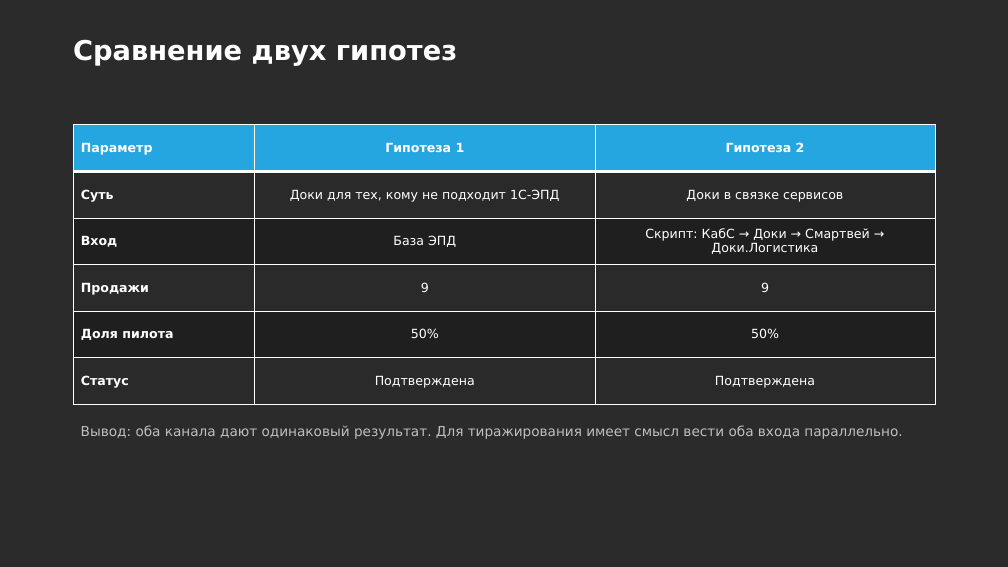
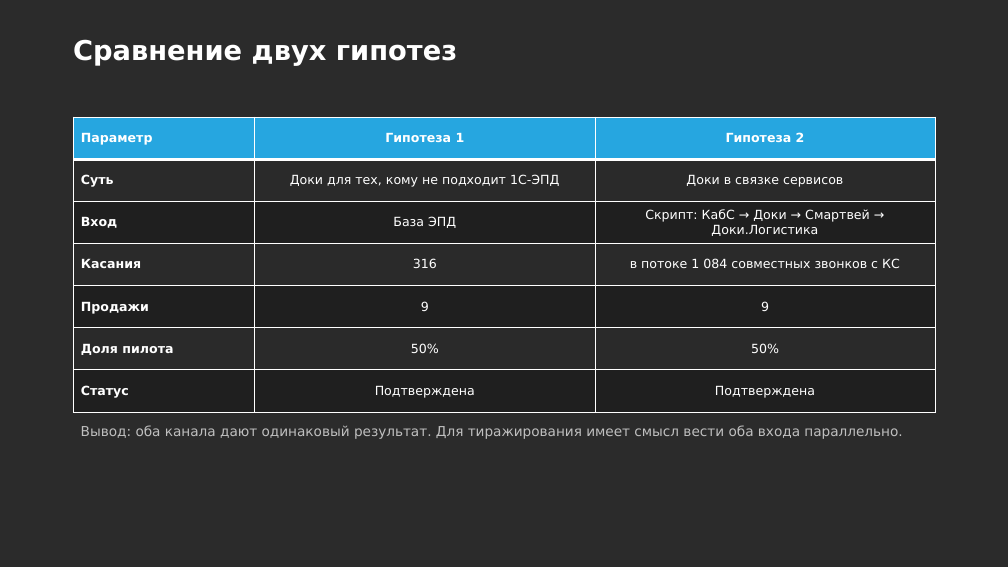
Before and after one commit to daaanilNikonov/for-lisa, a slide deck: slide 9 of presentation/Доки_Аналитика_защита_и_тиражирование.pptx (slide 6 before the commit). Drawn at 1008x567 pixels with LibreOffice and Linux fonts; fonts in the diff are those of the drawing; background and template pictures are left out; a plain dark background stands for a picture behind light text. Boxes give left, top, right and bottom in pixels: in the first picture for what was removed or moved away, otherwise in the second. Text is boxed around its words. In the diff, an @@ line names an element or a change of style, - is before the commit and + after.

```diff
--- a/presentation/Доки_Аналитика_защита_и_тиражирование.pptx
+++ b/presentation/Доки_Аналитика_защита_и_тиражирование.pptx
@@ table at (x1=73, y1=117, x2=935, y2=412) @@
+row 4: Касания | 316 | в потоке 1 084 совместных звонков с КС
@@ table resized from (x1=73, y1=125, x2=935, y2=405) to (x1=73, y1=117, x2=935, y2=412) @@
```
Also in this commit, not shown: 7 other slides changed, 3 slides added, 2 other files.
